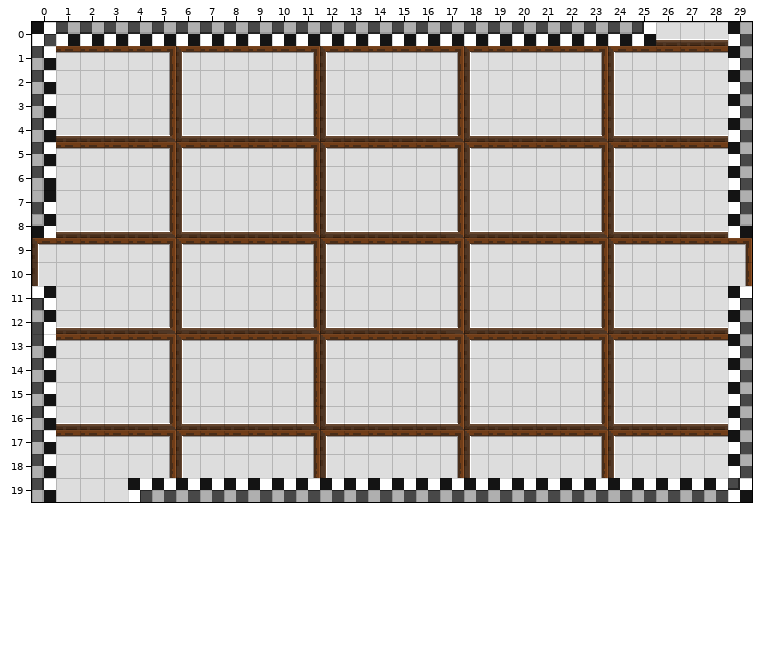
A Tiled map gets an edit: Assets/maps/HubRooms/2 - Lower Class Rooms/B7 room.tmx. Above is the file before it was changed.
Cells are 16x16 px. Shown: x 0..29, y 0..19.
Once edited:
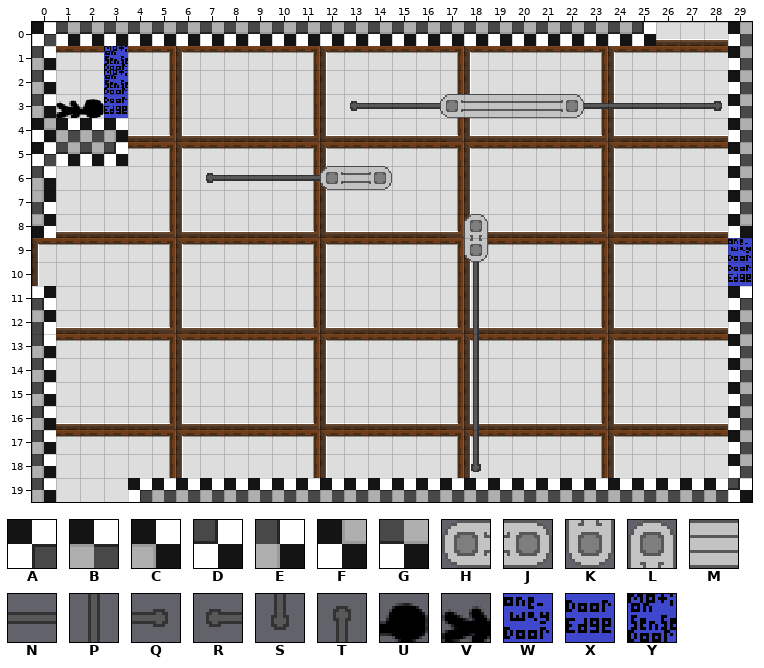
Key: from "Checkboard tileset": A 0, B 1, C 2, D 3, E 7, F 10, G 11; from "PlaceholderSprites": H 11, J 11 flipped left-right, K 11 flipped on the other diagonal, L 11 turned 90, M 12, N 13, P 13 turned 270, Q 14, R 14 flipped left-right, S 14 flipped on the diagonal, T 14 turned 270, U 62 flipped on the other diagonal, V 77 flipped on the other diagonal; from "Possible Extra Art": W 4 turned 90, X 5 turned 90, Y 6 turned 90.
_ is an empty cell.
Tiles of an added or newly shown layer are drawn over the layers below it.
The author wrote: Rooms filled through Courtyard
Edits made:
{"where": "layer \"ground\""}
{"y":4,"x":0,"old":"E___","new":"FBBC"}
{"y":5,"x":0,"old":"E___","new":"AGGD"}
{"where": "layer \"annotations below annotations\" (added)"}
{"y":3,"x":13,"old":"_____","new":"RNNNN"}
{"y":3,"x":22,"old":"_______","new":"NNNNNNQ"}
{"y":6,"x":7,"old":"______","new":"RNNNNN"}
{"y":6,"x":14,"old":"_","new":"Q"}
{"y":8,"x":18,"old":"_","new":"T"}
{"y":9,"x":18,"old":"_","new":"P"}
{"y":10,"x":18,"old":"_","new":"P"}
{"y":11,"x":18,"old":"_","new":"P"}
{"y":12,"x":18,"old":"_","new":"P"}
{"y":13,"x":18,"old":"_","new":"P"}
{"y":14,"x":18,"old":"_","new":"P"}
{"y":15,"x":18,"old":"_","new":"P"}
{"y":16,"x":18,"old":"_","new":"P"}
{"y":17,"x":18,"old":"_","new":"P"}
{"y":18,"x":18,"old":"_","new":"S"}
{"where": "layer \"annotations (for game objects)\" (added)"}
{"y":1,"x":3,"old":"_","new":"Y"}
{"y":2,"x":3,"old":"_","new":"Y"}
{"y":3,"x":1,"old":"___","new":"VUX"}
{"y":3,"x":17,"old":"______","new":"HMMMMJ"}
{"y":6,"x":12,"old":"___","new":"HMJ"}
{"y":8,"x":18,"old":"_","new":"L"}
{"y":9,"x":18,"old":"_","new":"K"}
{"y":9,"x":29,"old":"_","new":"W"}
{"y":10,"x":29,"old":"_","new":"X"}
{"label":"changed","picture_box":[32,46,128,166]}
{"label":"added","picture_box":[350,94,722,118]}
{"label":"added","picture_box":[206,166,392,190]}
{"label":"added","picture_box":[464,214,488,472]}
{"label":"added","picture_box":[728,238,752,286]}
